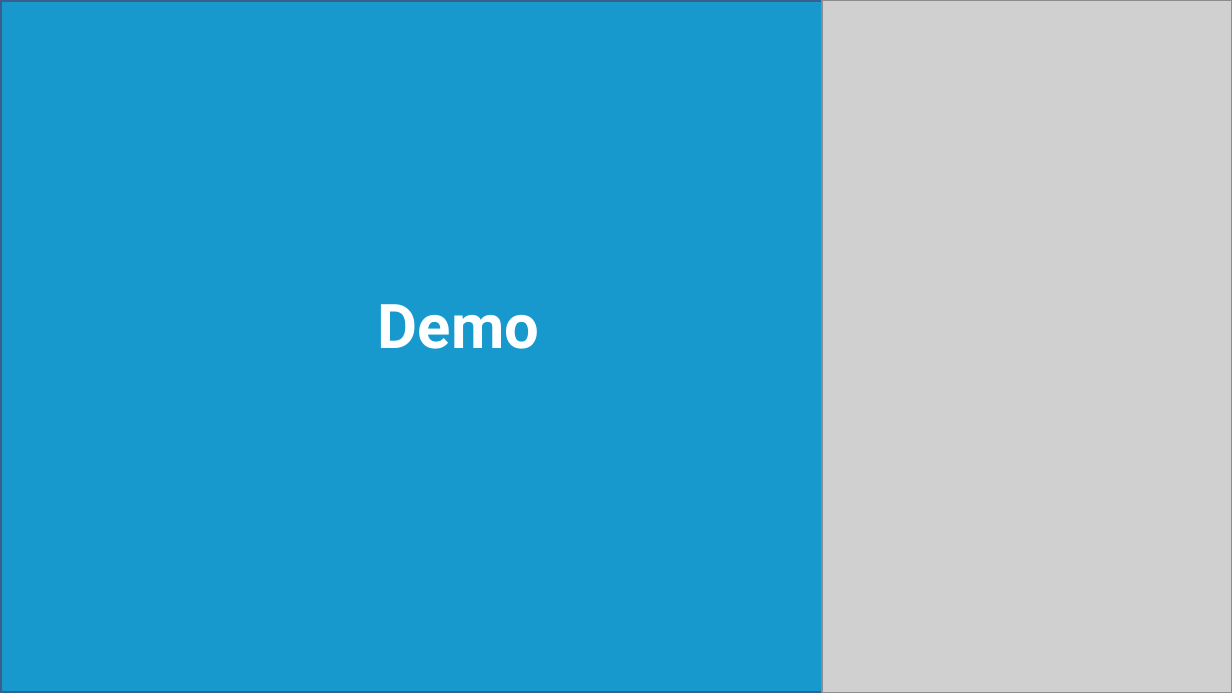
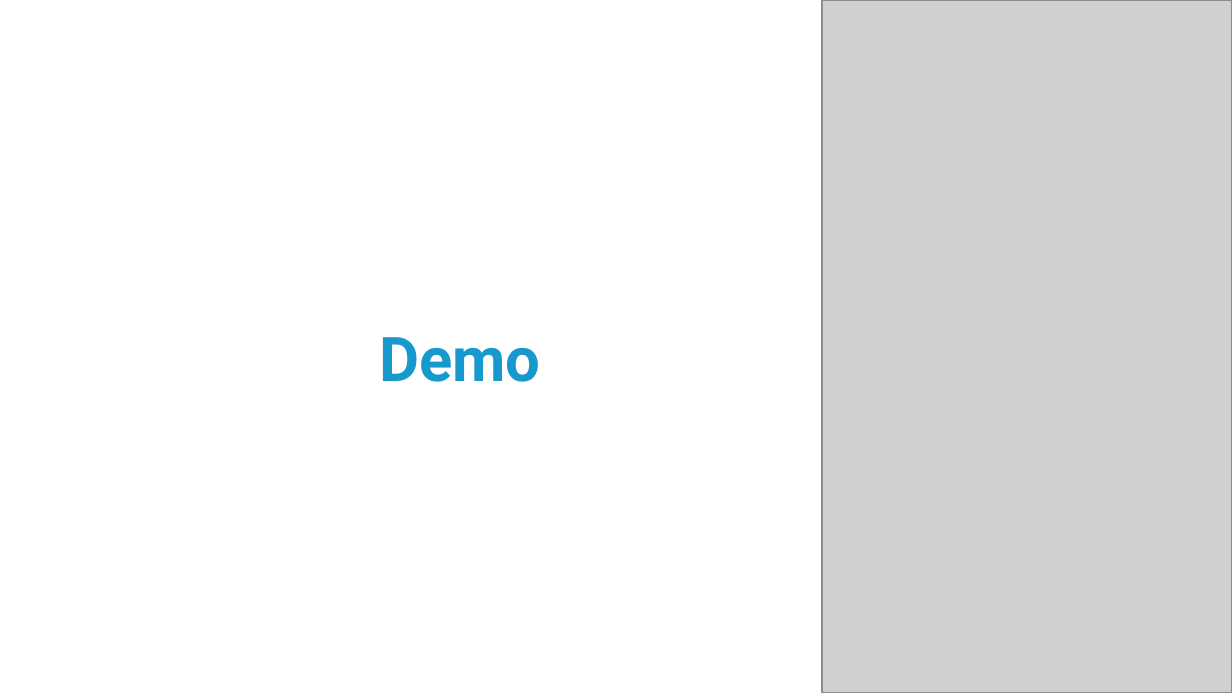
Before and after one commit to Mastermindzh/nj2017-iot-dwa-BurgersZoo1, a slide deck: slide 15 of groepsprocess/Presentaties/Tussenpresentatie (groep 1 & 2).pptx (slide 14 before the commit). Drawn at 1232x693 pixels with LibreOffice and Linux fonts; fonts in the diff are those of the drawing; grey boxes stand for pictures. Boxes give left, top, right and bottom in pixels: in the first picture for what was removed or moved away, otherwise in the second. Text is boxed around its words. In the diff, an @@ line names an element or a change of style, - is before the commit and + after.

```diff
--- a/groepsprocess/Presentaties/Tussenpresentatie (groep 1 & 2).pptx
+++ b/groepsprocess/Presentaties/Tussenpresentatie (groep 1 & 2).pptx
@@ rectangle removed at (0,0,1232,692) @@
@@ title "Demo": place and size @@
-title "Demo" at (378,304,539,349)
+title "Demo" at (379,337,540,382)
@@ title "Demo" at (379,337,540,382): text colour #FFFFFF to #1799CD @@
```
Also in this commit, not shown: 12 other slides changed, 7 slides added, 1 slide removed, 3 other files.
